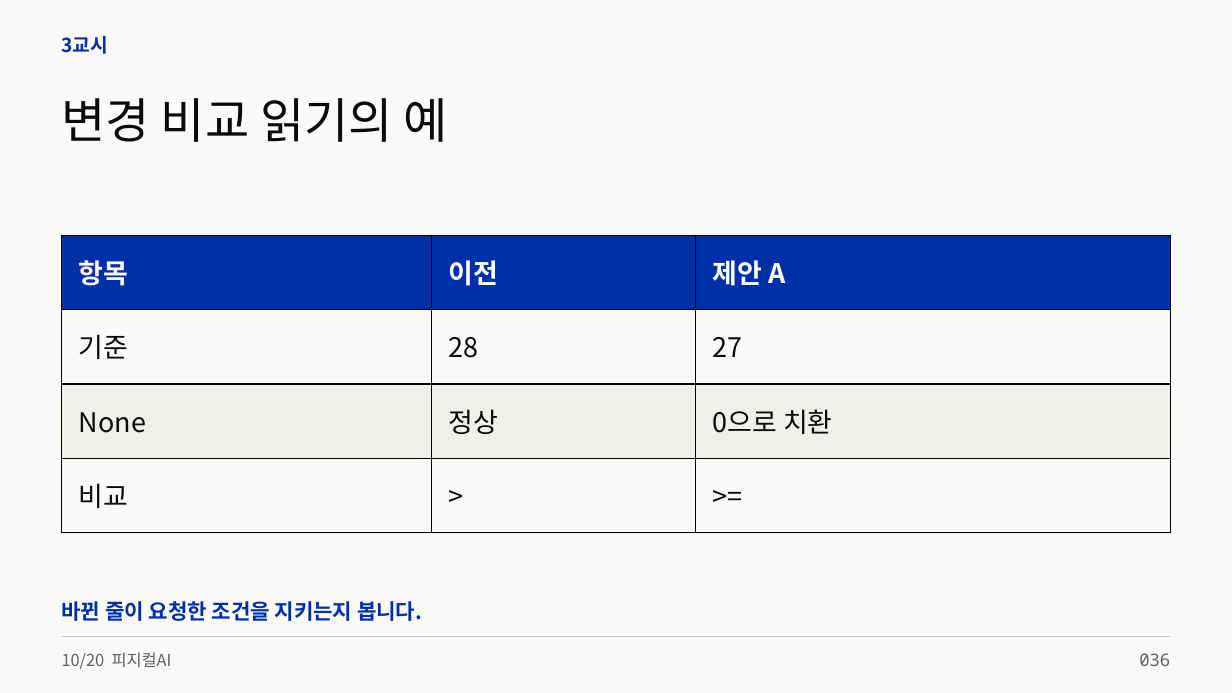
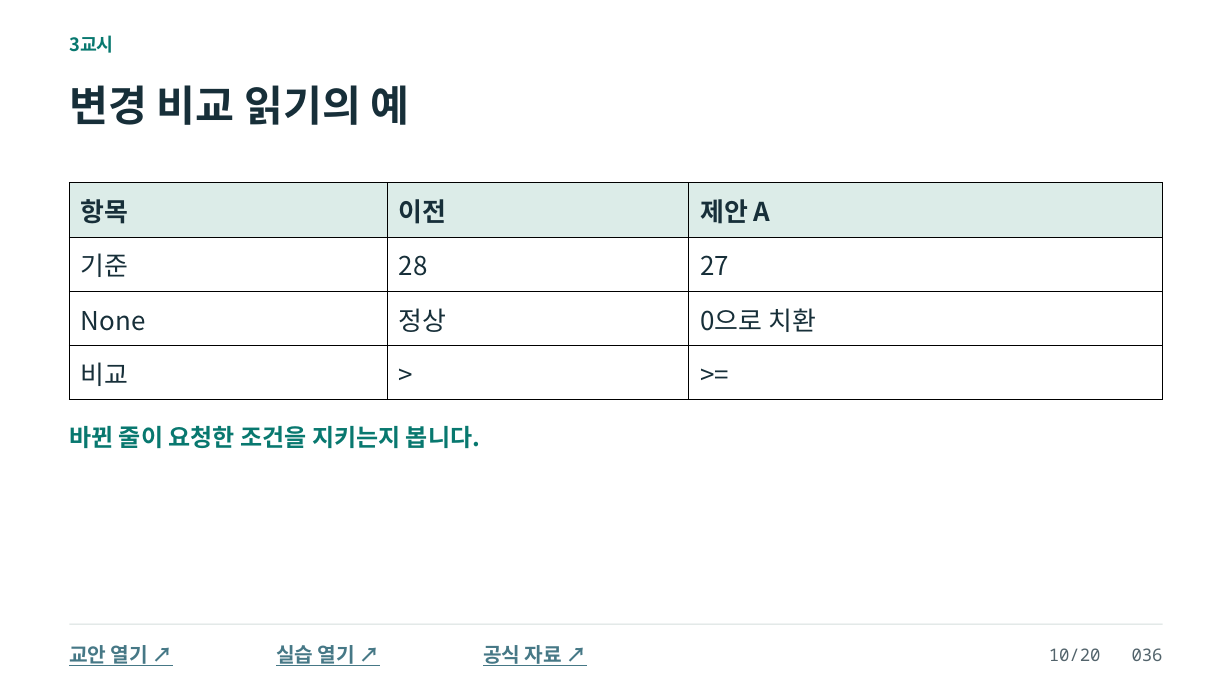
Before and after one commit to zeusk302-png/kdigital-physical-ai, a slide deck: slide 36 of downloads/2026-10-20/readable-slides.pptx. Drawn at 1232x693 pixels with LibreOffice and Linux fonts; fonts in the diff are those of the drawing. Boxes give left, top, right and bottom in pixels: in the first picture for what was removed or moved away, otherwise in the second. Text is boxed around its words. In the diff, an @@ line names an element or a change of style, - is before the commit and + after.

```diff
--- a/downloads/2026-10-20/readable-slides.pptx
+++ b/downloads/2026-10-20/readable-slides.pptx
@@ background #FAFAF8 to #FFFFFF @@
@@ text "3교시": place and size @@
-text "3교시" at <box>62,36,109,54</box>
+text "3교시" at <box>69,35,114,53</box>
@@ text "3교시" at <box>69,35,114,53</box>: size 15 to 14.2 pt, text colour #002FA7 to #08786F @@
@@ text "변경 비교 읽기의 예": place and size @@
-text "변경 비교 읽기의 예" at <box>62,98,448,142</box>
+text "변경 비교 읽기의 예" at <box>69,85,410,125</box>
@@ text "변경 비교 읽기의 예" at <box>69,85,410,125</box>: size 37.5 to 33 pt, text colour #0A0A0A to #172F39, bold on @@
@@ table at <box>69,183,1163,400</box> @@
@@ fill #002FA7 to #DCECE8 in row 1 @@
@@ fill #FAFAF8 to #FFFFFF in 6 cells @@
@@ fill #F0F0EB to #FFFFFF in row 3 @@
@@ size 21 to 20.2 pt @@
@@ text colour #FFFFFF to #172F39 in "항목", "이전", "제안 A" @@
@@ text colour #0A0A0A to #172F39 in "기준", "28", "27", "None" and 5 more places @@
@@ line spacing 0.94 to 1.02 @@
@@ table: place and size @@
-table at <box>62,236,1171,532</box>
+table at <box>69,183,1163,400</box>
@@ text "바뀐 줄이 요청한 조건을 지키는지 ...": place and size @@
-text "바뀐 줄이 요청한 조건을 지키는지 ..." at <box>62,601,422,621</box>
+text "바뀐 줄이 요청한 조건을 지키는지 ..." at <box>69,425,480,448</box>
@@ text "바뀐 줄이 요청한 조건을 지키는지 ..." at <box>69,425,480,448</box>: size 16.5 to 18.8 pt, text colour #002FA7 to #08786F @@
@@ rectangle: place and size @@
-rectangle at <box>62,637,1171,638</box>
+rectangle at <box>69,624,1163,625</box>
@@ rectangle at <box>69,624,1163,625</box>: fill #CECEC9 to #D5DEDD @@
@@ text removed at <box>62,652,172,669</box> @@
-10/20 피지컬AI
@@ text added at <box>69,645,148,666</box>, 15.8 pt, text #467886, bold, underline @@
+교안 열기 ↗
@@ text added at <box>276,645,355,666</box>, 15.8 pt, text #467886, bold, underline @@
+실습 열기 ↗
@@ text added at <box>483,645,562,666</box>, 15.8 pt, text #467886, bold, underline @@
+공식 자료 ↗
@@ text at <box>1049,648,1163,661</box>: text changed; text colour #606060 to #52636B @@
-036
+10/20 036
```
Also in this commit, not shown: 88 other slides changed, 14 slides added, 12 slides removed, 11 other files.
